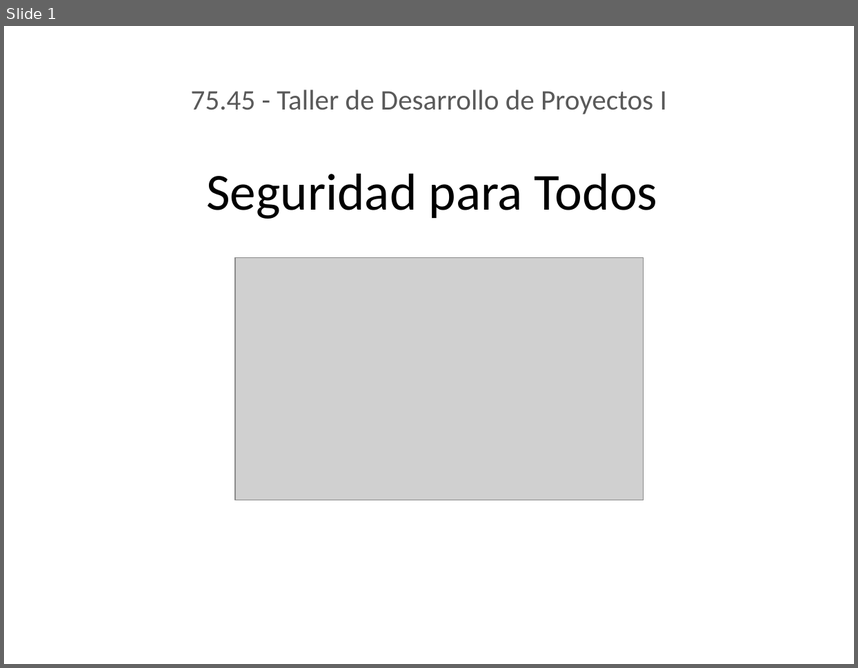
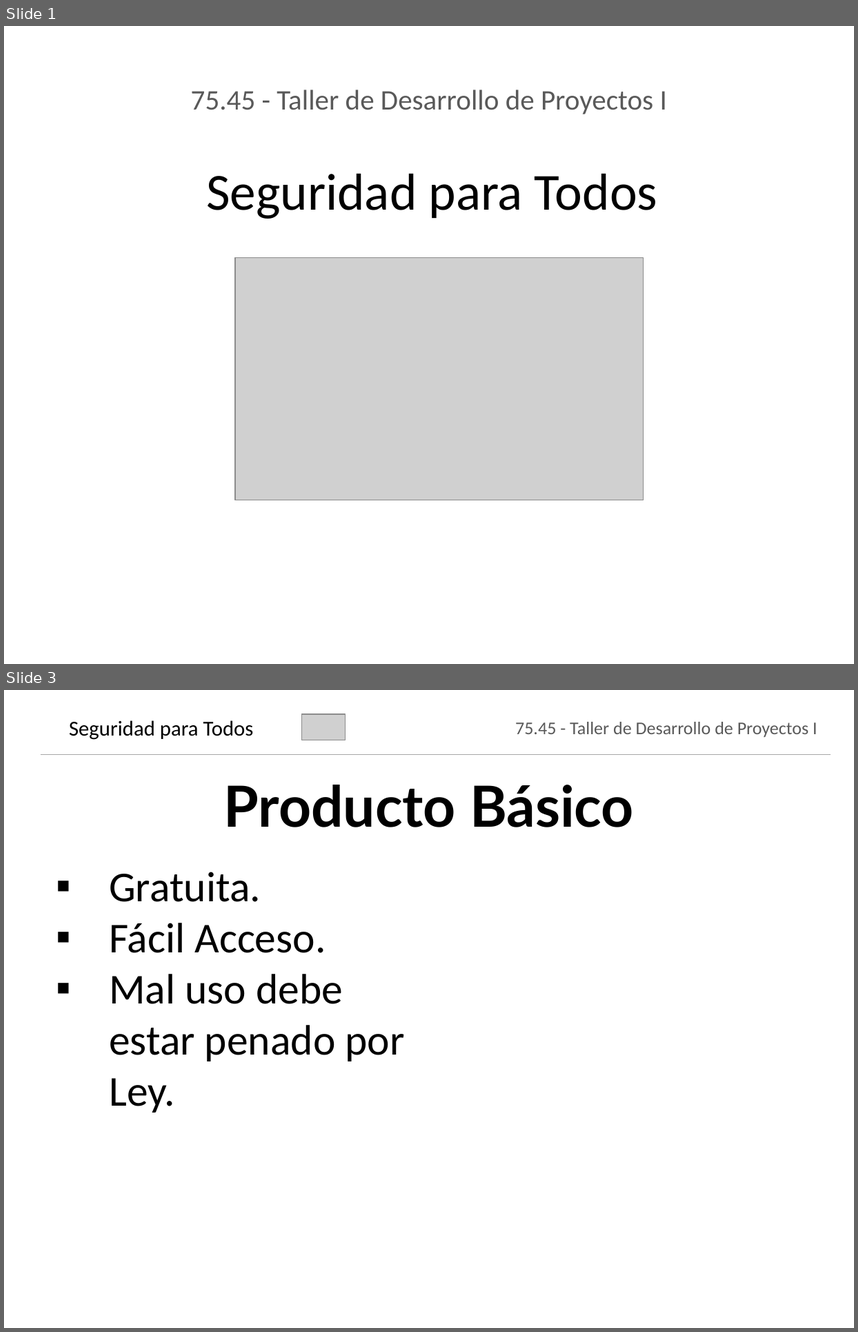
Before and after one commit to jmonetti/2012-1er-taller-de-desarrollo-de-proyectos-i, a slide deck: docs/Presentacion.pptx. Shown one above the other, each under a label of ours: slide 1 before the commit, slides 1 and 3 after it; the slides between them are not shown. The pictures are 858x668 and 858x1332 pixels, drawn with LibreOffice and Linux fonts; fonts in the diff are those of the drawing; grey boxes stand for pictures; background and template pictures are left out. Boxes give left, top, right and bottom in pixels: in the first picture for what was removed or moved away, otherwise in the second. Text is boxed around its words. In the diff, an @@ line names an element or a change of style, - is before the commit and + after.

Commit message:
Agregado de slides con información del producto.

```diff
--- a/docs/Presentacion.pptx
+++ b/docs/Presentacion.pptx
@@ slide 3 added at <box>4,690,854,1328</box>, background picture (left out) @@
@@ title added at <box>69,720,254,740</box>, 18 pt, text #000000 @@
+Seguridad para Todos
@@ picture added at <box>301,715,345,740</box> @@
@@ subtitle added at <box>515,722,818,737</box>, 15.2 pt, text #595959 @@
+75.45 - Taller de Desarrollo de Proyectos I
@@ line added from (41, 755) to (831, 755), #A6A6A6 0.75 pt @@
@@ text added at <box>224,785,634,827</box>, 48 pt, text #000000, bold @@
+Producto Básico
@@ text added at <box>109,871,404,1112</box>, 36 pt, text #000000 @@
+▪ Gratuita.
+▪ Fácil Acceso.
+▪ Mal uso debe estar penado por Ley.
```
Also in this commit, not shown: 1 slide changed, 3 other slides added, 1 other file.
